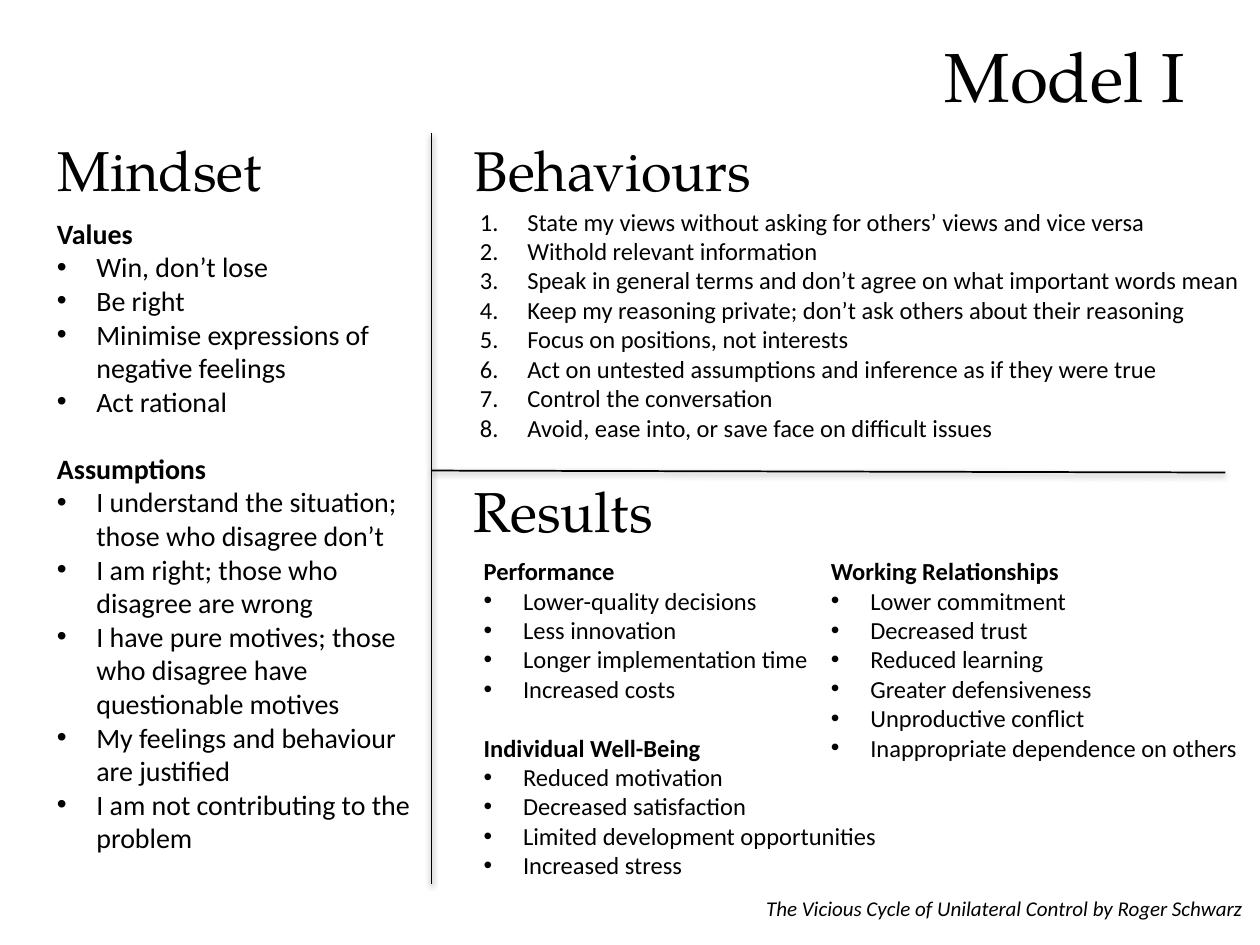
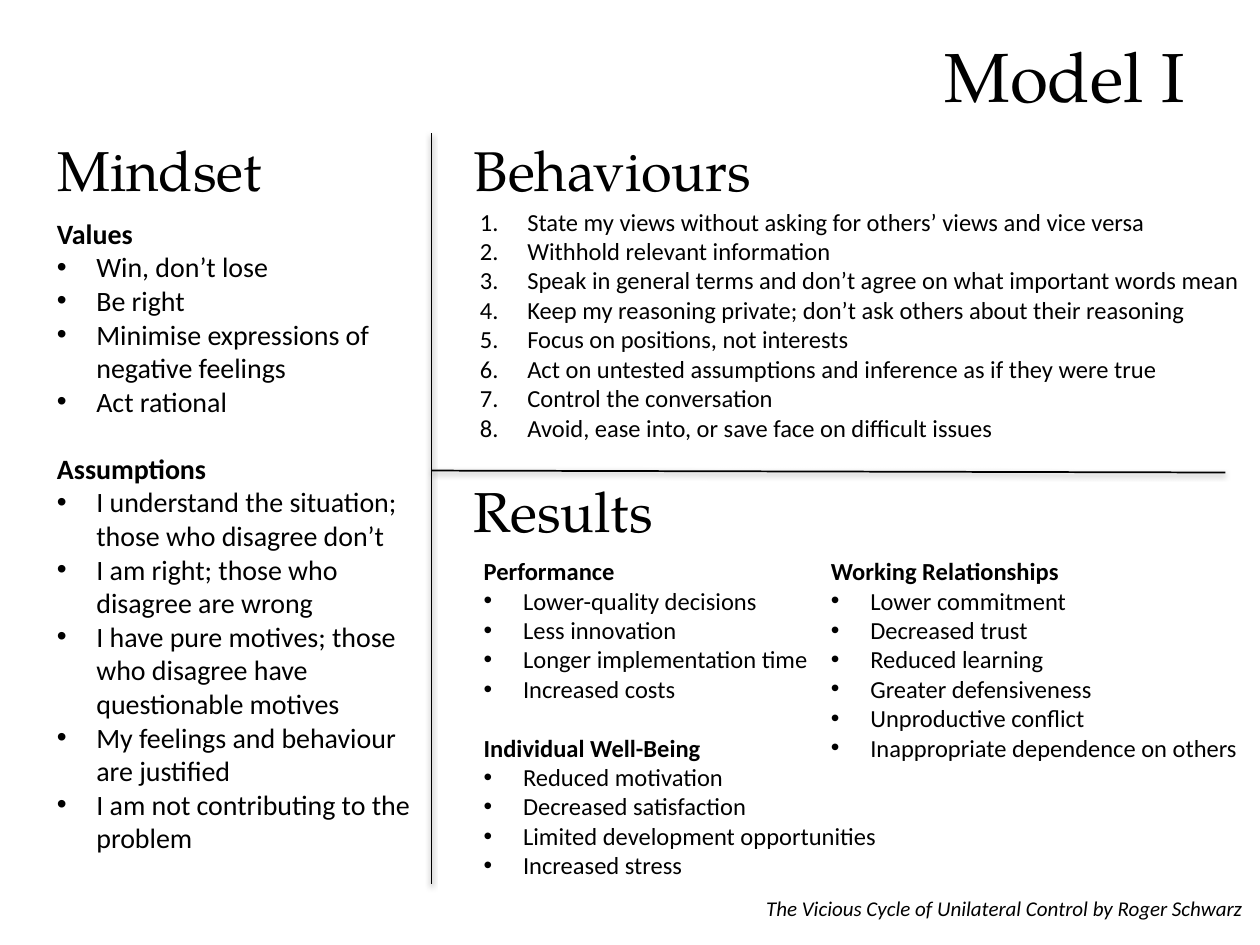
Before and after one commit to tumbarumba/effective-communication, a slide deck: slide 10 of The Fellowship of the Ring.pptx. Drawn at 1260x945 pixels with LibreOffice and Linux fonts; fonts in the diff are those of the drawing. Boxes give left, top, right and bottom in pixels: in the first picture for what was removed or moved away, otherwise in the second. Text is boxed around its words. In the diff, an @@ line names an element or a change of style, - is before the commit and + after.

```diff
--- a/The Fellowship of the Ring.pptx
+++ b/The Fellowship of the Ring.pptx
@@ text at (527,243,830,260): text changed @@
-2. Withold relevant information
+2. Withhold relevant information
```
Also in this commit, not shown: 5 other slides changed.
